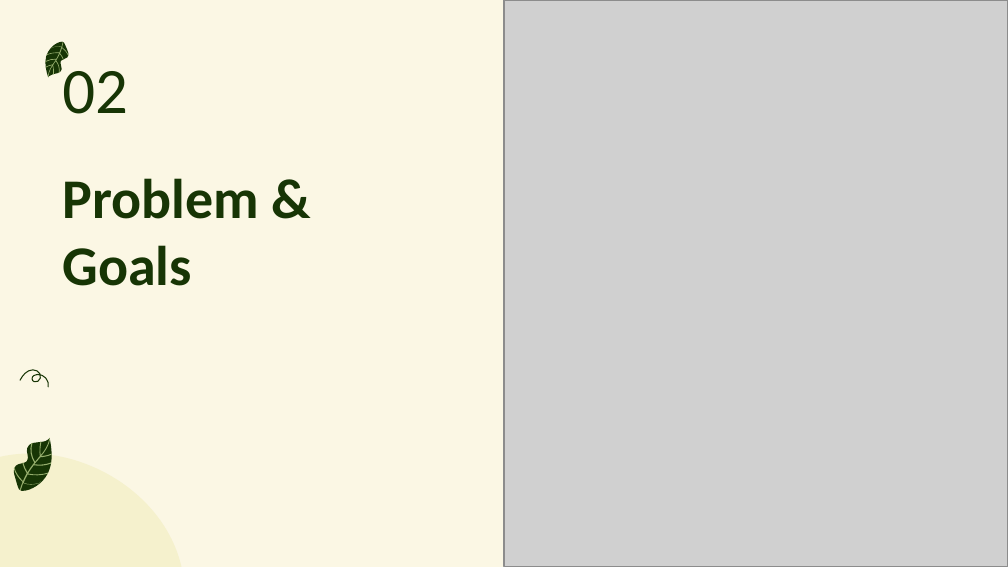
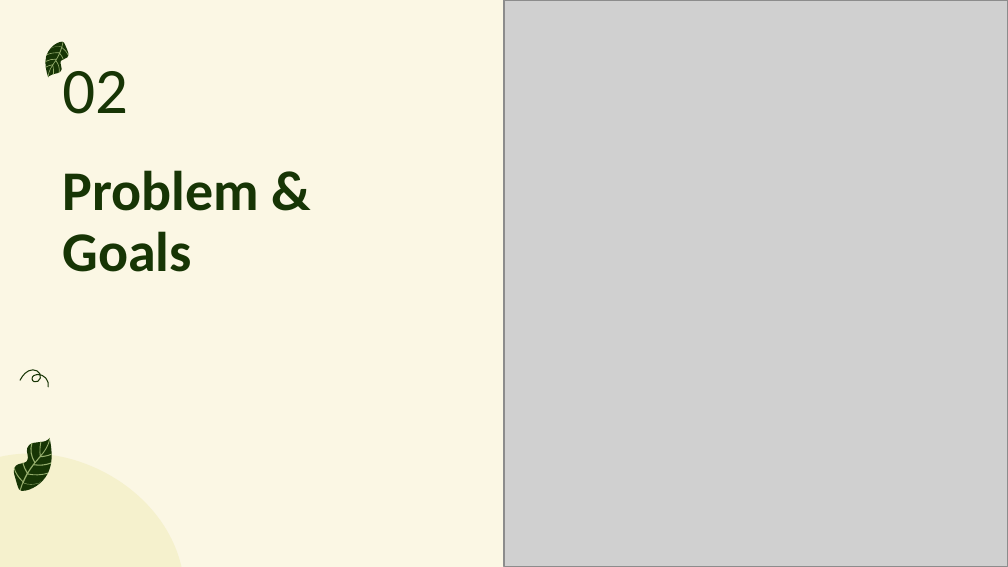
Before and after one commit to Mokshith3960/agromart, a slide deck: slide 7 of documents/PPT-2.pptx. Drawn at 1008x567 pixels with LibreOffice and Linux fonts; fonts in the diff are those of the drawing; grey boxes stand for pictures. Boxes give left, top, right and bottom in pixels: in the first picture for what was removed or moved away, otherwise in the second. Text is boxed around its words. In the diff, an @@ line names an element or a change of style, - is before the commit and + after.

```diff
--- a/documents/PPT-2.pptx
+++ b/documents/PPT-2.pptx
@@ text "Problem & Goals" at (62,170,258,272): line spacing 1 to 0.9 @@
```
Also in this commit, not shown: 9 other slides changed, 12 other files.
